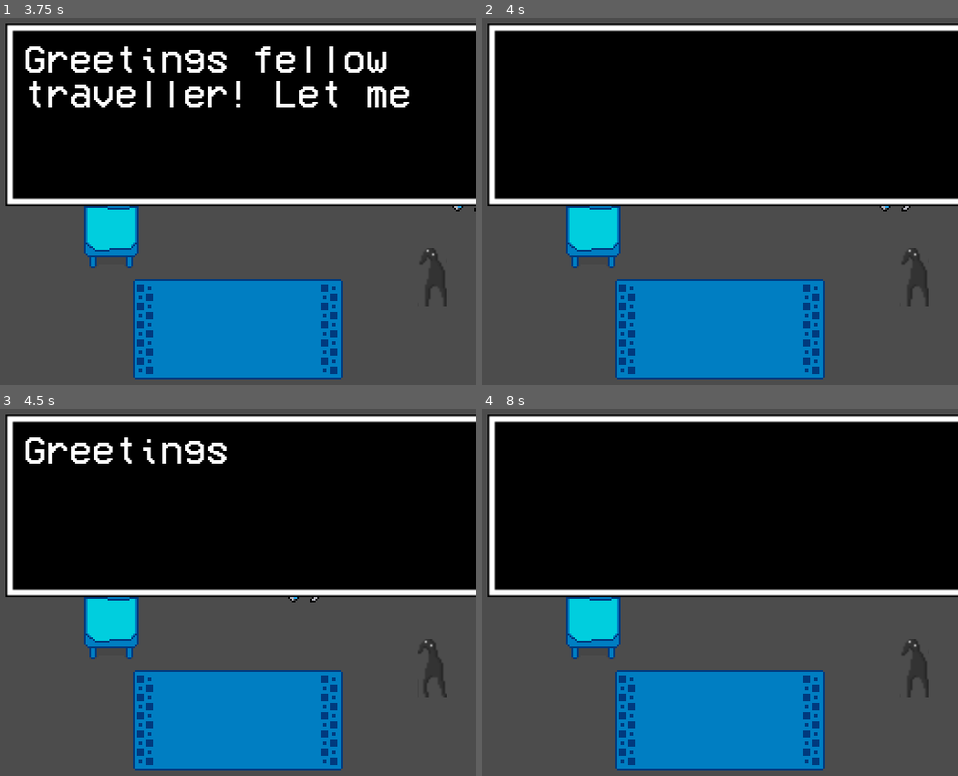
Above: before the commit, frames 1-4 (two rows, left to right).
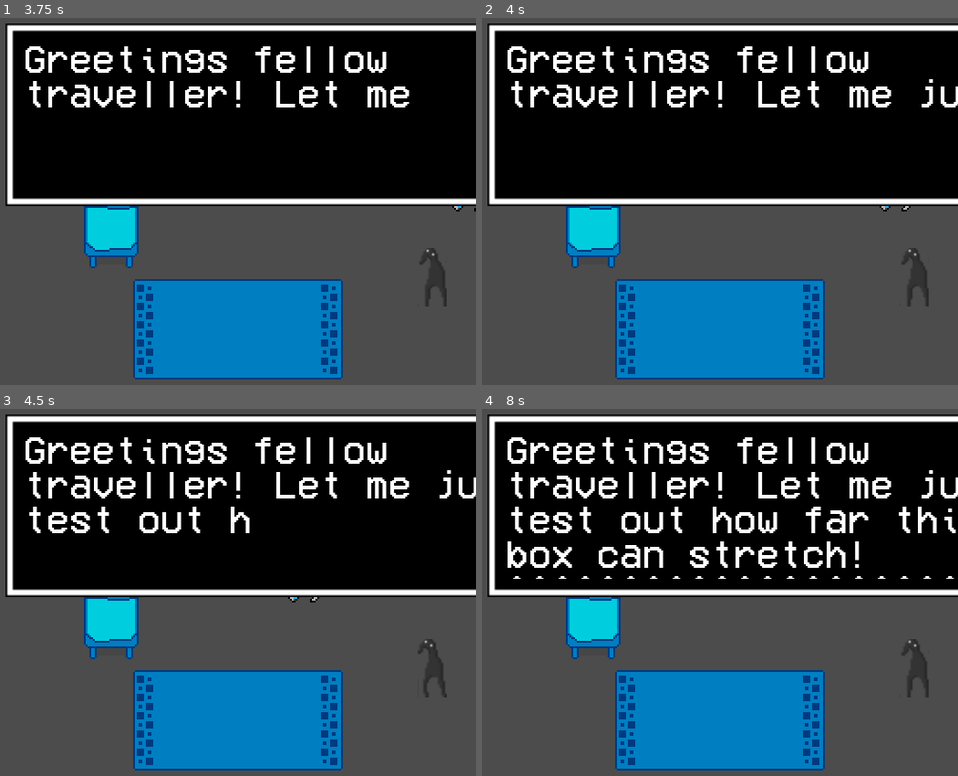
Above: after the commit, the same moments.

Repository: Braxmaster/Limits
Game: Godot game, scene res://Cutscenes/meet_slugman.tscn
Same seed, same stepped clock (60 frames per second), same inputs: the game is played once before the commit and once after it. This scene is started directly instead of the project's main scene.
Inputs:
- Up to frame 1 (3.75 s): tap Enter (ui_accept) at 0.5, 0.77, 1.52, 3.02 s; hold Right (ui_right) 0.53-1.28 s; hold Down (ui_down) 1.28-2.03 s; hold Right (ui_right) 2.03-2.78 s; hold Up (ui_up) 2.78-3.53 s; hold Left (ui_left) from 3.53 s (still down)
- Up to frame 2 (4 s): keep holding Left (ui_left); tap Enter (ui_accept) at 3.77 s
- Up to frame 3 (4.5 s): keep holding Left (ui_left)
- Up to frame 4 (8 s): tap Enter (ui_accept) at 4.52, 6.02, 6.77, 7.52 s; release Left (ui_left) at 5.03 s; hold Down (ui_down) 5.03-5.78 s; hold Right (ui_right) 5.78-6.53 s; hold Up (ui_up) 6.53-7.28 s; hold Right (ui_right) from 7.28 s (still down)

Frame 1 is identical in both runs. In frame 2, 3.7% of the frame differs, in the area x 5-100%, y 7-25%; in frame 3, 3.5%; in frame 4, 7.5%, in the area x 5-100%, y 7-47%.

Commit message:
Fixed timer issue

Diff:
--- a/Cutscenes/meet_slugman.gd
+++ b/Cutscenes/meet_slugman.gd
@@ -19,6 +19,7 @@
 	var timer = Timer.new()
 	timer.set_wait_time(2)
 	timer.connect("timeout",self,"_stop_slugman_start_talking")
+	timer.one_shot = true
 	add_child(timer)
 	timer.start()
 	$slugman.move_slugman("left")
